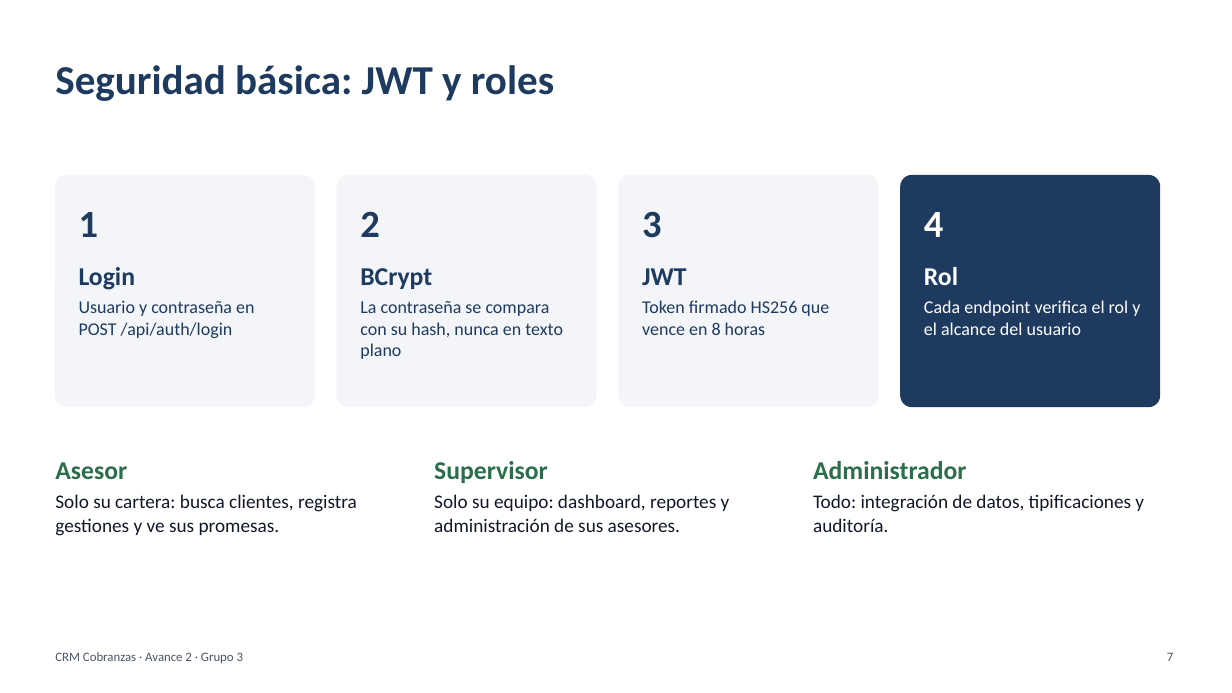
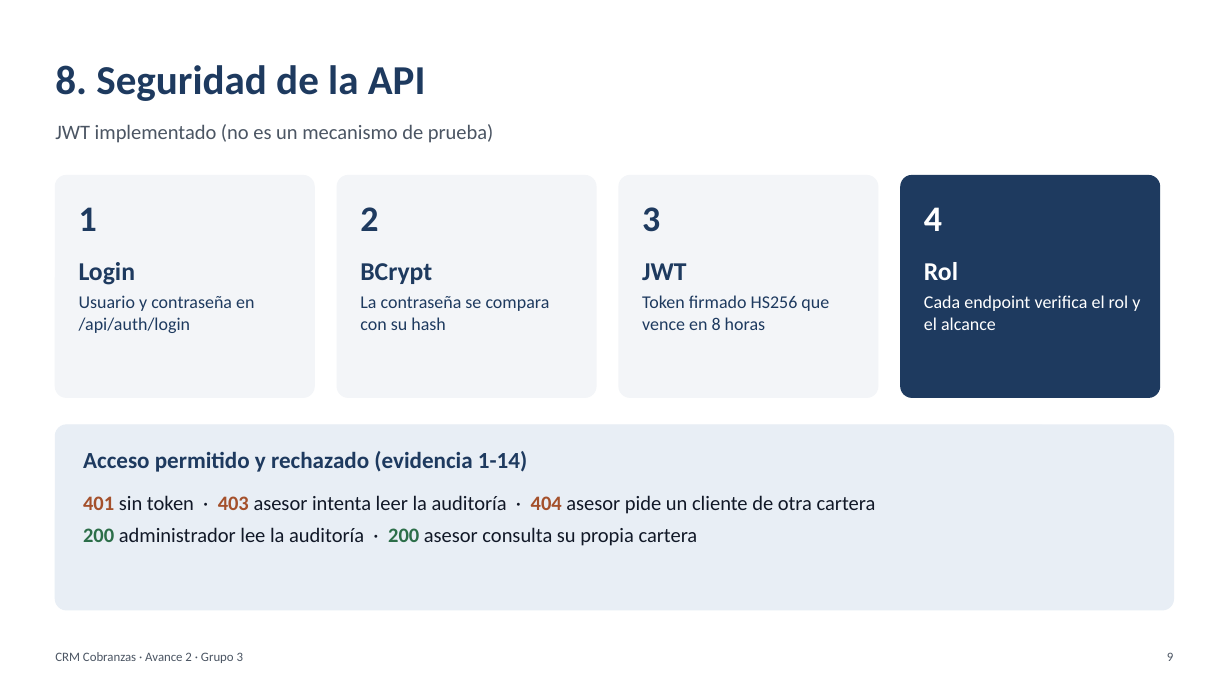
Before and after one commit to PaoloPelaezVillanueva/web, a slide deck: slide 9 of docs/avance-2/Presentacion_Avance_2_CRM_Cobranzas.pptx (slide 7 before the commit). Drawn at 1232x693 pixels with LibreOffice and Linux fonts; fonts in the diff are those of the drawing. Boxes give left, top, right and bottom in pixels: in the first picture for what was removed or moved away, otherwise in the second. Text is boxed around its words. In the diff, an @@ line names an element or a change of style, - is before the commit and + after.

Commit message:
Reestructura informe y presentacion segun la rubrica de 12 criterios
- Informe: 12 rubros en el orden de la estructura institucional.
- Consultas JPQL y transacciones documentadas con evidencia.
- Seguridad con usuarios de prueba, reglas por recurso y ejemplos 401/403/404/200.
- Tecnologias con versiones; persistencia tras reinicio marcada como pendiente (MySQL).
- Presentacion con el mismo orden que el informe.

```diff
--- a/docs/avance-2/Presentacion_Avance_2_CRM_Cobranzas.pptx
+++ b/docs/avance-2/Presentacion_Avance_2_CRM_Cobranzas.pptx
@@ text at (55, 65, 426, 101): text changed @@
-Seguridad básica: JWT y roles
+8. Seguridad de la API
@@ text added at (55, 124, 494, 143), 16 pt, text #4B5563 @@
+JWT implementado (no es un mecanismo de prueba)
@@ rounded rectangle: place and size @@
-rounded rectangle at (55, 176, 314, 407)
+rounded rectangle at (55, 176, 314, 397)
@@ rounded rectangle: place and size @@
-rounded rectangle at (337, 176, 596, 407)
+rounded rectangle at (337, 176, 596, 397)
@@ rounded rectangle: place and size @@
-rounded rectangle at (619, 176, 878, 407)
+rounded rectangle at (619, 176, 878, 397)
@@ proportions changed in 4 elements at (55, 176, 314, 397), (337, 176, 596, 397), (619, 176, 878, 397), (901, 176, 1160, 397) @@
@@ rounded rectangle: place and size @@
-rounded rectangle at (901, 176, 1160, 407)
+rounded rectangle at (901, 176, 1160, 397)
@@ size 30 to 28 pt in 4 elements at (79, 207, 97, 231), (360, 207, 378, 231), (642, 207, 660, 232), (924, 207, 942, 231) @@
@@ 4 texts: place and size @@
-4 texts at (79, 267, 958, 290)
+4 texts at (79, 262, 958, 285)
@@ text at (79, 295, 254, 333): text changed @@
-Usuario y contraseña en POST /api/auth/login
+Usuario y contraseña en /api/auth/login
@@ text at (360, 296, 550, 330): text changed @@
-La contraseña se compara con su hash, nunca en texto plano
+La contraseña se compara con su hash
@@ text "Token firmado HS256 que vence ...": place and size @@
-text "Token firmado HS256 que vence ..." at (642, 300, 829, 335)
+text "Token firmado HS256 que vence ..." at (642, 295, 829, 330)
@@ text at (924, 295, 1140, 330): text changed @@
-Cada endpoint verifica el rol y el alcance del usuario
+Cada endpoint verifica el rol y el alcance
@@ rounded rectangle added at (55, 425, 1174, 610), fill #E8EEF5, outline #E8EEF5 1 pt @@
@@ text removed at (55, 462, 127, 479) @@
-Asesor
@@ text added at (83, 451, 527, 472), 18 pt, text #1E3A5F, bold @@
+Acceso permitido y rechazado (evidencia 1-14)
@@ text removed at (434, 461, 548, 483) @@
-Supervisor
@@ text removed at (813, 461, 966, 479) @@
-Administrador
@@ text removed at (55, 494, 357, 536) @@
-Solo su cartera: busca clientes, registra gestiones y ve sus promesas.
@@ text added at (83, 495, 876, 546), 16 pt, text #111827 @@
+401 sin token · 403 asesor intenta leer la auditoría · 404 asesor pide un cliente de otra cartera
+200 administrador lee la auditoría · 200 asesor consulta su propia cartera
@@ text removed at (434, 494, 730, 532) @@
-Solo su equipo: dashboard, reportes y administración de sus asesores.
@@ text removed at (813, 494, 1144, 532) @@
-Todo: integración de datos, tipificaciones y auditoría.
@@ text at (1167, 652, 1173, 661): text changed @@
-7
+9
```
Also in this commit, not shown: 1 other slide changed, 11 slides added, 9 slides removed, 1 other file.
